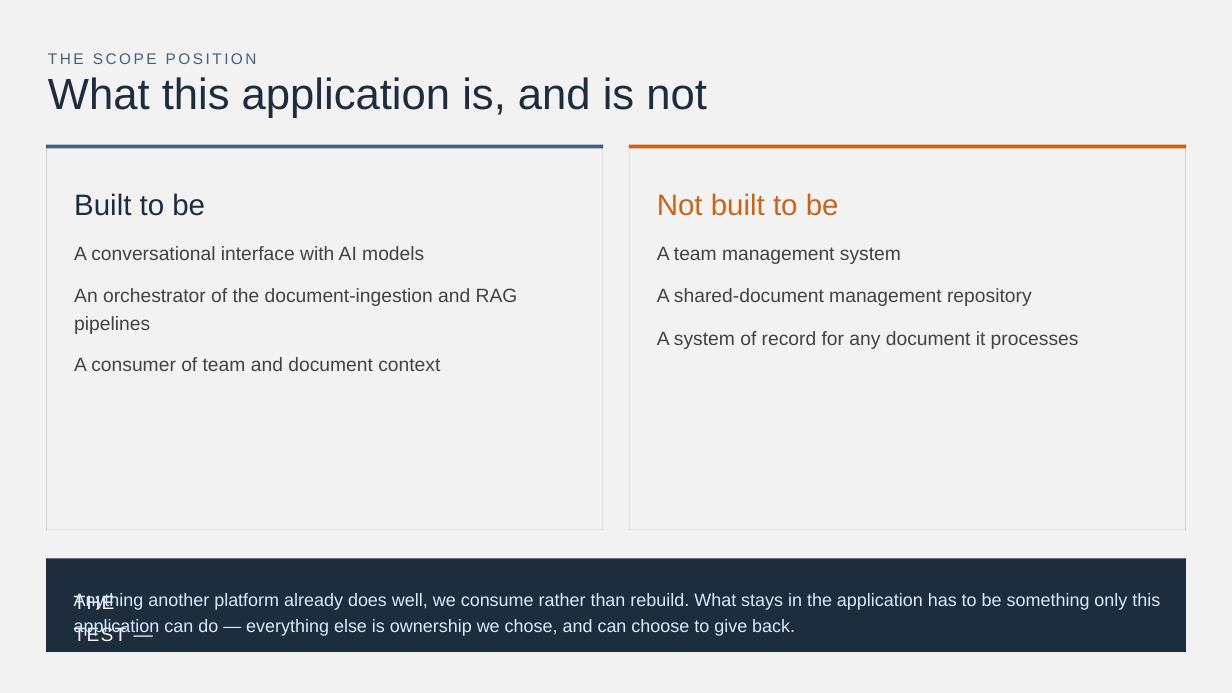
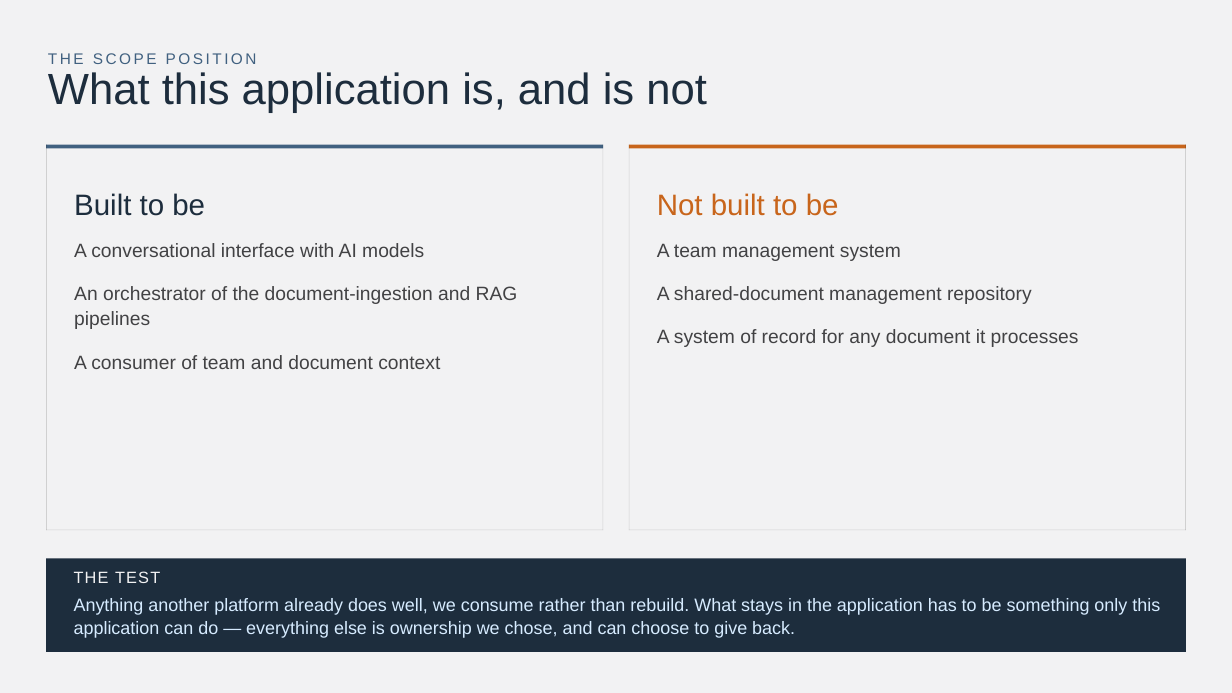
Before and after one commit to ashleytmathew/Architecture-and-design, a slide deck: slide 3 of architecture-optimization_v6.pptx. Drawn at 1232x693 pixels with LibreOffice and Linux fonts; fonts in the diff are those of the drawing. Boxes give left, top, right and bottom in pixels: in the first picture for what was removed or moved away, otherwise in the second. Text is boxed around its words. In the diff, an @@ line names an element or a change of style, - is before the commit and + after.

```diff
--- a/architecture-optimization_v6.pptx
+++ b/architecture-optimization_v6.pptx
@@ text "What this application is, and ..." at (x1=48, y1=72, x2=707, y2=113): line spacing 0.89 to 0.79 @@
@@ line spacing 1.18 to 1.08 in 6 elements at (x1=74, y1=243, x2=424, y2=257), (x1=74, y1=286, x2=518, y2=329), (x1=74, y1=355, x2=440, y2=369), (x1=657, y1=243, x2=901, y2=261), (x1=657, y1=286, x2=1032, y2=304), (x1=657, y1=329, x2=1079, y2=347) @@
@@ text "Anything another platform already does ..." at (x1=74, y1=598, x2=1160, y2=638): line spacing 1.21 to 1.11 @@
@@ text at (x1=74, y1=571, x2=160, y2=583): text changed; size 22.5 to 19.1 pt @@
-THE TEST —
+THE TEST
```
Also in this commit, not shown: 10 other slides changed, 2 slides added, 1 other file.
